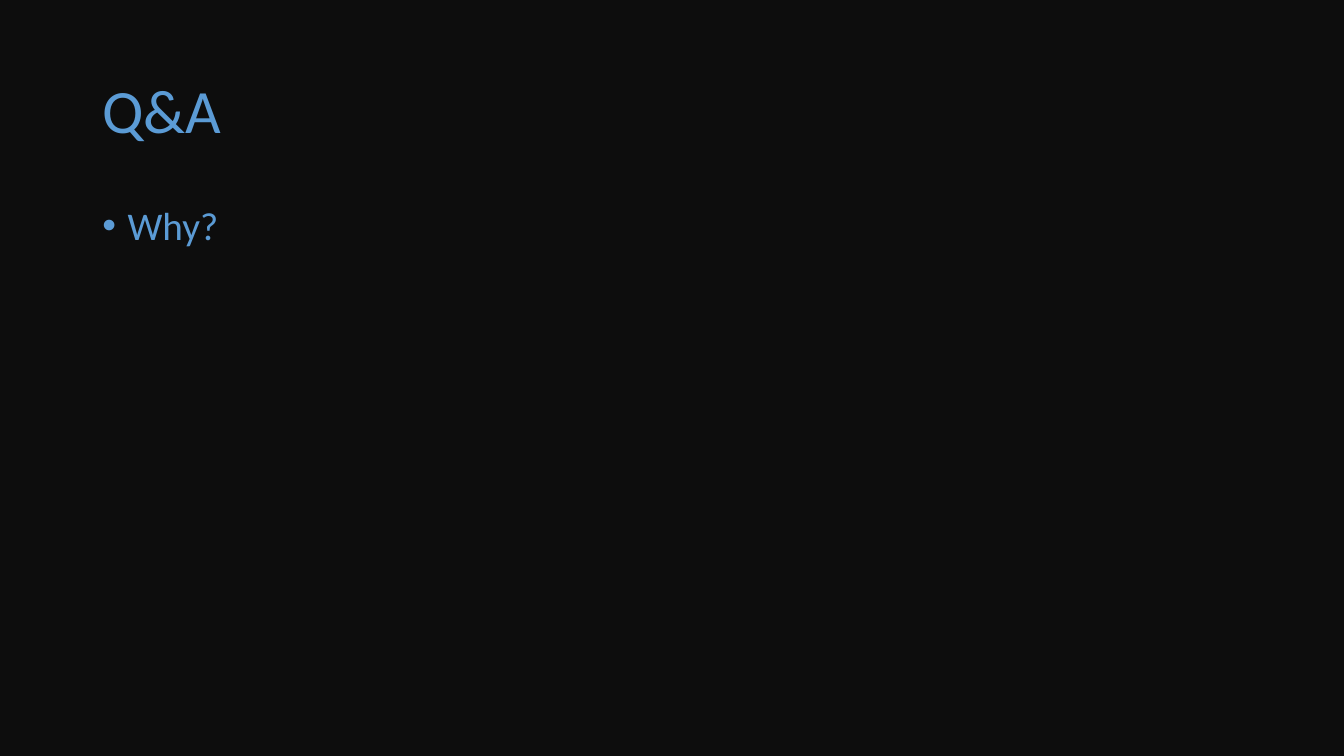
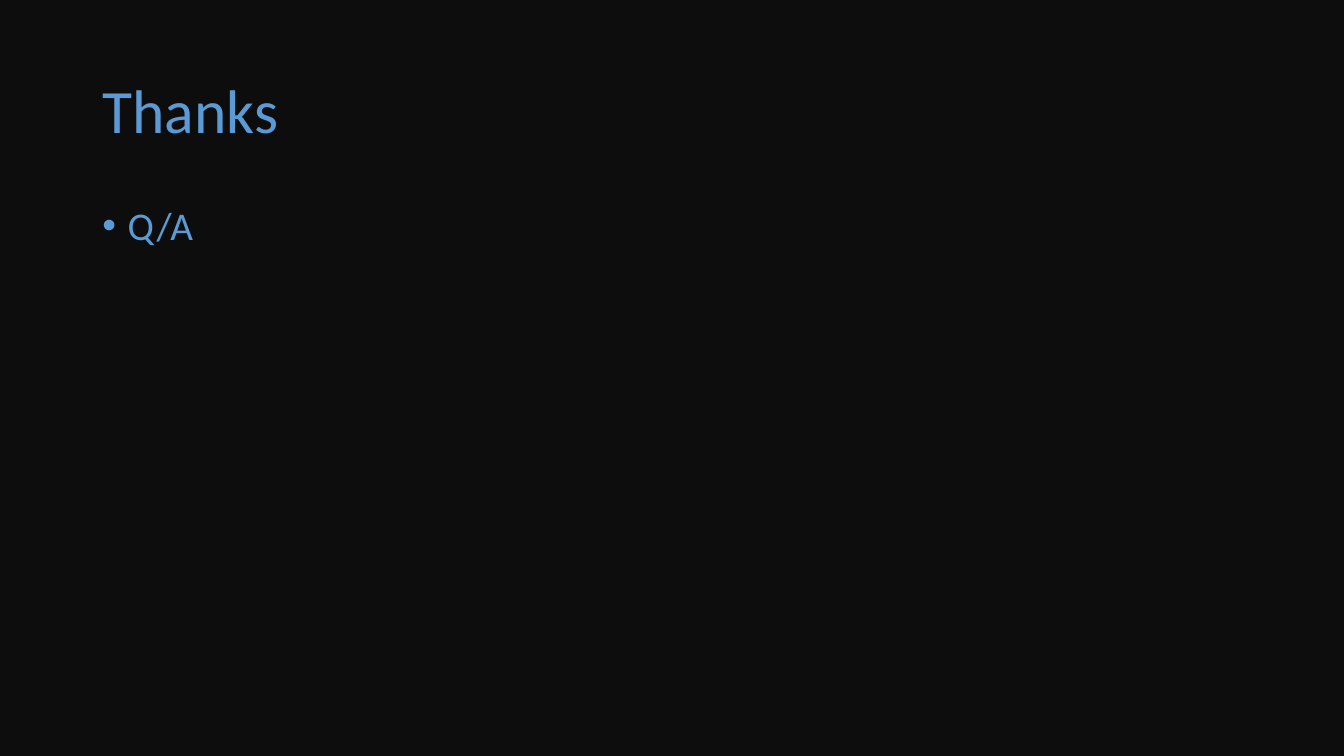
Before and after one commit to droppedcode/knowledge-bits, a slide deck: slide 43 of esolang/esolang.pptx (slide 38 before the commit). Drawn at 1344x756 pixels with LibreOffice and Linux fonts; fonts in the diff are those of the drawing. Boxes give left, top, right and bottom in pixels: in the first picture for what was removed or moved away, otherwise in the second. Text is boxed around its words. In the diff, an @@ line names an element or a change of style, - is before the commit and + after.

```diff
--- a/esolang/esolang.pptx
+++ b/esolang/esolang.pptx
@@ title at bbox=[102, 90, 278, 134]: text changed @@
-Q&A
+Thanks
@@ text at bbox=[128, 212, 193, 245]: text changed @@
-• Why?
+• Q/A
```
Also in this commit, not shown: 2 other slides changed, 6 slides added, 1 slide removed.
